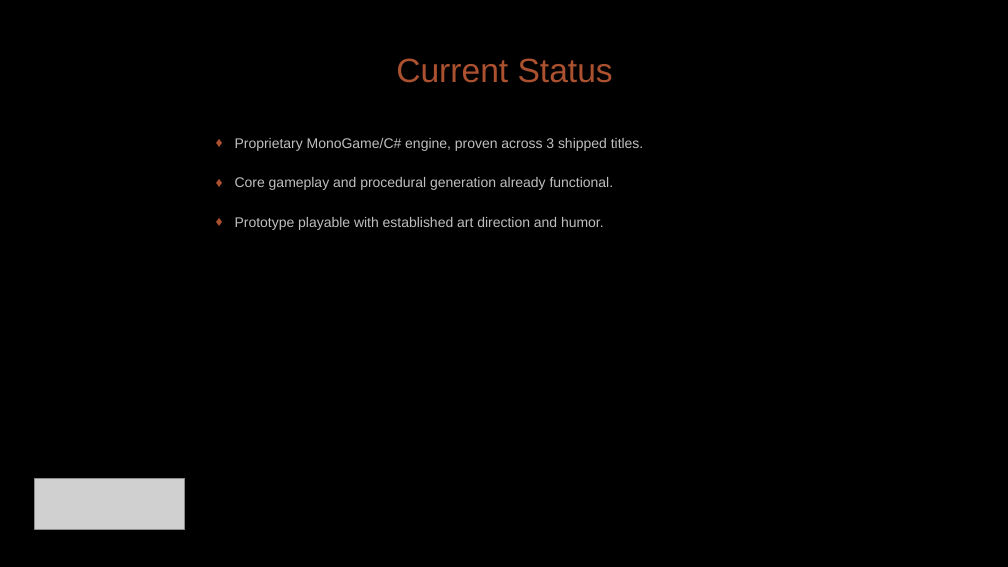
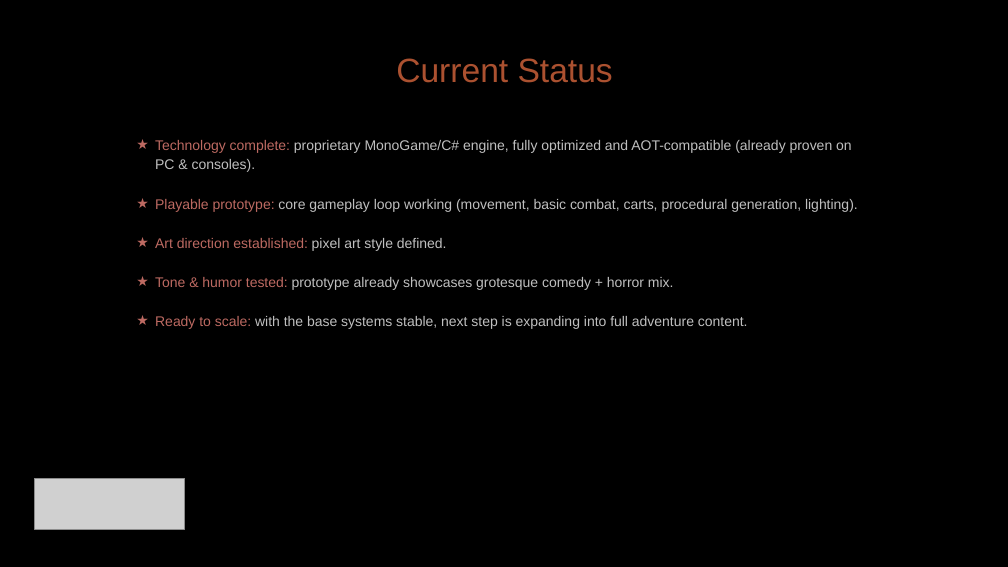
Before and after one commit to diegohcanepa/Remizione, a slide deck: slide 14 of Pitch Deck.pptx (slide 13 before the commit). Drawn at 1008x567 pixels with LibreOffice and Linux fonts; fonts in the diff are those of the drawing; grey boxes stand for pictures; background and template pictures are left out. Boxes give left, top, right and bottom in pixels: in the first picture for what was removed or moved away, otherwise in the second. Text is boxed around its words. In the diff, an @@ line names an element or a change of style, - is before the commit and + after.

```diff
--- a/Pitch Deck.pptx
+++ b/Pitch Deck.pptx
@@ subtitle at <box>155,140,858,329</box>: text changed @@
-♦ Proprietary MonoGame/C# engine, proven across 3 shipped titles.
-♦ Core gameplay and procedural generation already functional.
-♦ Prototype playable with established art direction and humor.
+★ Technology complete: proprietary MonoGame/C# engine, fully optimized and AOT-compatible (already proven on PC & consoles).
+★ Playable prototype: core gameplay loop working (movement, basic combat, carts, procedural generation, lighting).
+★ Art direction established: pixel art style defined.
+★ Tone & humor tested: prototype already showcases grotesque comedy + horror mix.
+★ Ready to scale: with the base systems stable, next step is expanding into full adventure content.
```
Also in this commit, not shown: 9 other slides changed, 5 slides added, 5 slides removed.
